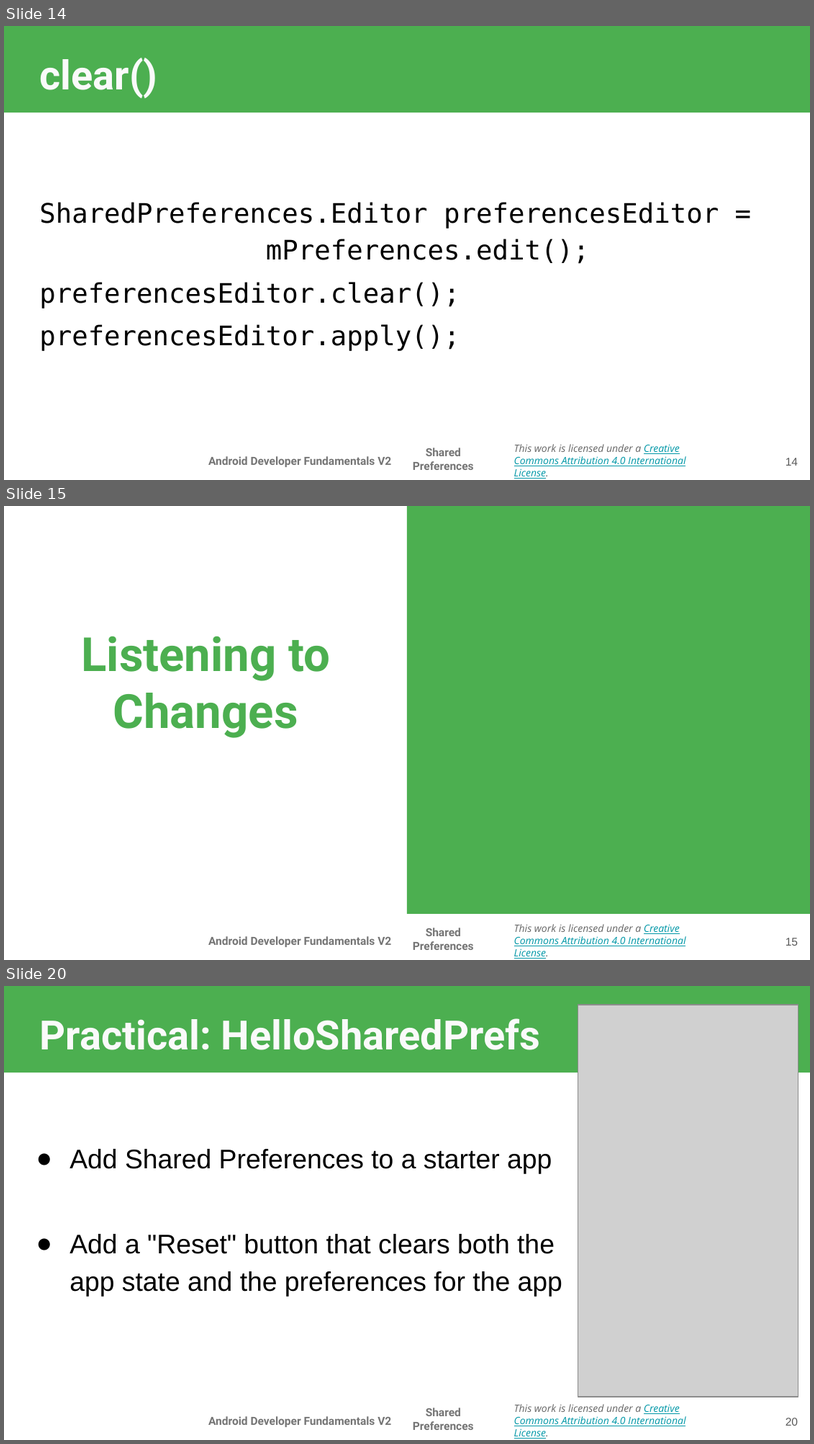
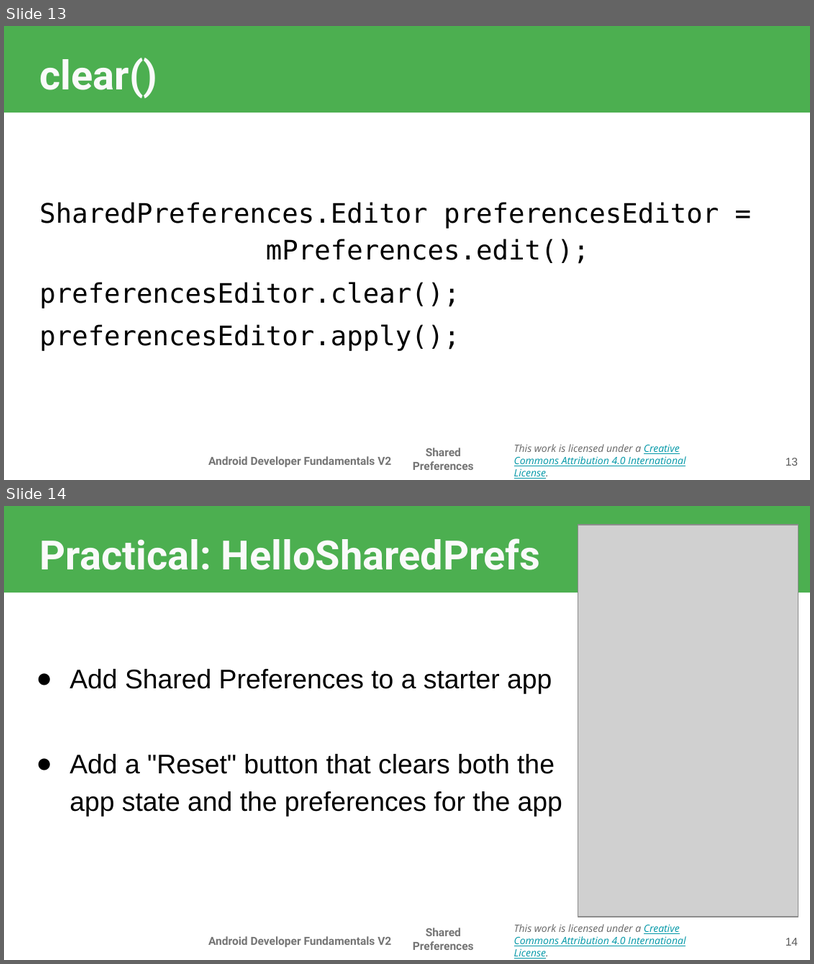
Before and after one commit to walkman617/IMD, a slide deck: Presentation/Android Developer Fundamentals/Unit4/09.1 Shared Preferences.pptx. Shown one above the other, each under a label of ours: slides 14, 15 and 20 before the commit, slides 13 and 14 after it; the slides between them are not shown. The pictures are 814x1444 and 814x964 pixels, drawn with LibreOffice and Linux fonts; fonts in the diff are those of the drawing; grey boxes stand for pictures; background and template pictures are left out. Boxes give left, top, right and bottom in pixels: in the first picture for what was removed or moved away, otherwise in the second. Text is boxed around its words. In the diff, an @@ line names an element or a change of style, - is before the commit and + after.

```diff
--- a/Presentation/Android Developer Fundamentals/Unit4/09.1 Shared Preferences.pptx
+++ b/Presentation/Android Developer Fundamentals/Unit4/09.1 Shared Preferences.pptx
@@ slide 15 removed at (4, 506, 810, 960), background picture (left out); not listed: 3 template elements that a slide beside it also shows @@
@@ rectangle removed at (407, 506, 810, 914) @@
@@ title removed at (81, 636, 330, 738) @@
-Listening to Changes
@@ page number removed at (786, 937, 798, 945) @@
-15
@@ what was slide 14 is now slide 13 @@
@@ page number at (786, 457, 798, 465): text changed @@
-14
+13
@@ what was slide 20 is now slide 14 @@
@@ page number at (786, 937, 798, 945): text changed @@
-20
+14
```
Also in this commit, not shown: 1 slide changed, 5 other slides removed, 1 other file.
